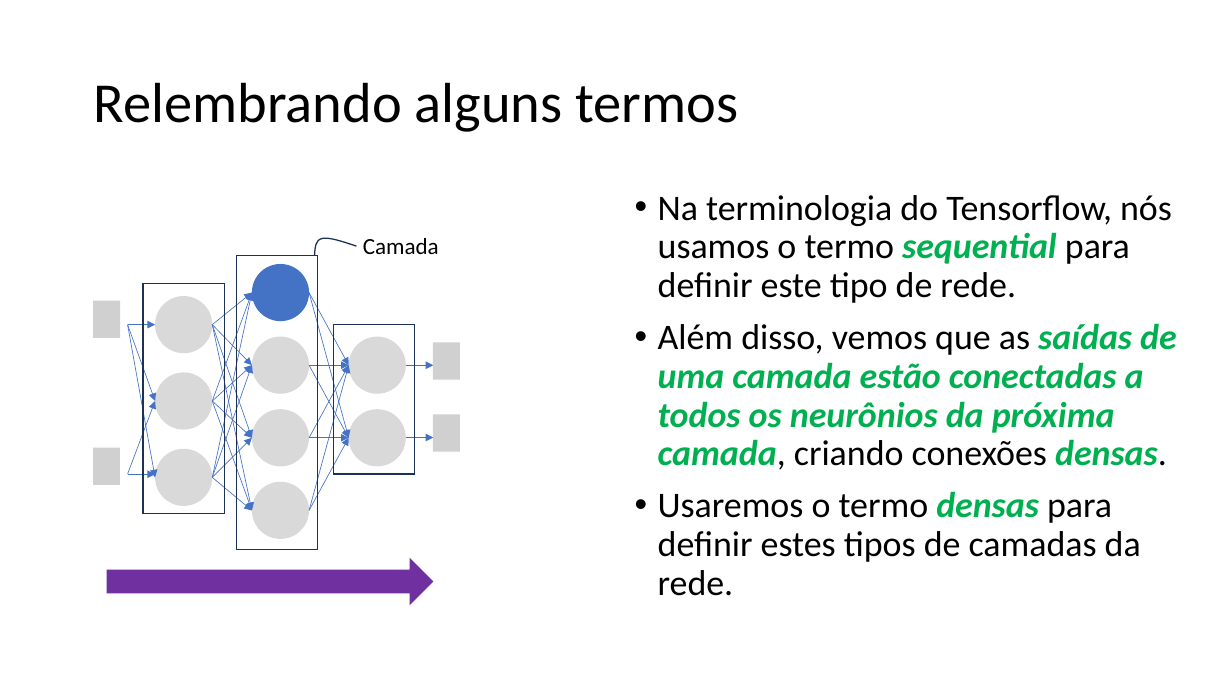
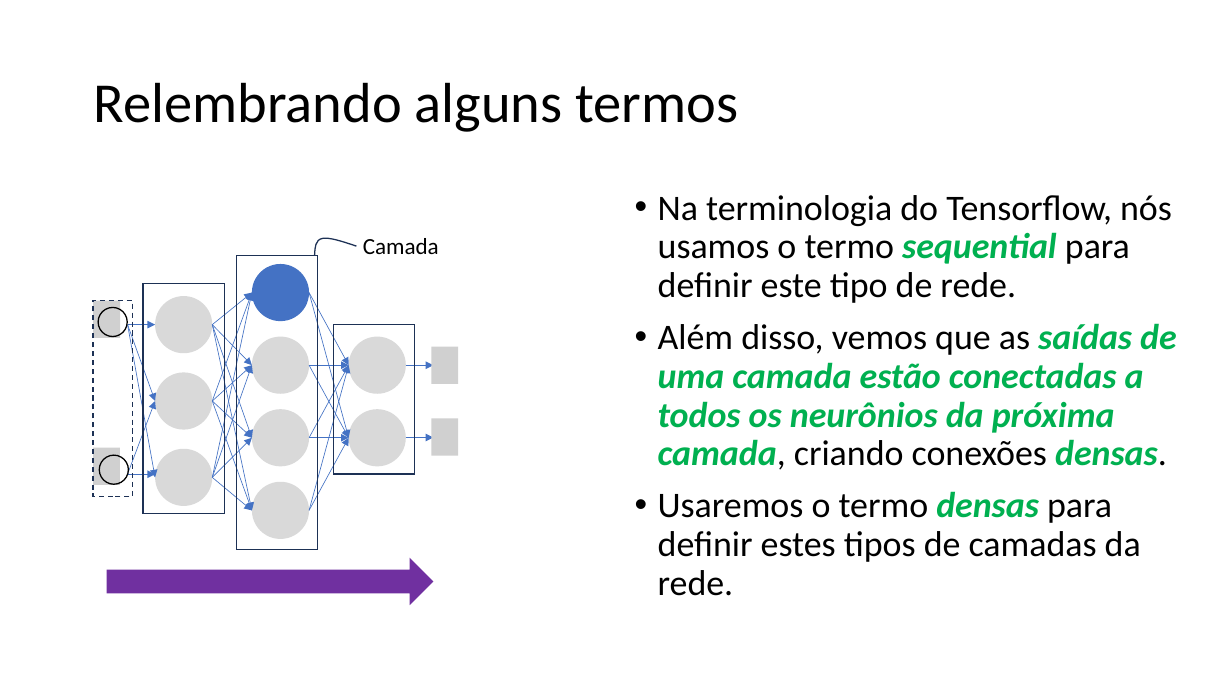
Before and after one commit to zz4fap/tp557-iot-ml, a slide deck: slide 11 of slides/TP557_7_Regressão_com_DNNs_parte_I.pptx. Drawn at 1232x693 pixels with LibreOffice and Linux fonts; fonts in the diff are those of the drawing; grey boxes stand for pictures. Boxes give left, top, right and bottom in pixels: in the first picture for what was removed or moved away, otherwise in the second. Text is boxed around its words. In the diff, an @@ line names an element or a change of style, - is before the commit and + after.

```diff
--- a/slides/TP557_7_Regressão_com_DNNs_parte_I.pptx
+++ b/slides/TP557_7_Regressão_com_DNNs_parte_I.pptx
@@ rectangle added at box(93, 300, 133, 496), outline #1E3256 1 pt dashed @@
@@ ellipse added at box(98, 308, 127, 336), outline #000000 1 pt @@
@@ picture: place and size @@
-picture at box(433, 343, 459, 380)
+picture at box(432, 347, 458, 384)
@@ picture: place and size @@
-picture at box(433, 414, 459, 451)
+picture at box(432, 419, 458, 456)
@@ ellipse added at box(99, 456, 128, 484), outline #000000 1 pt @@
```
Also in this commit, not shown: 4 other slides changed, 2 other files.
